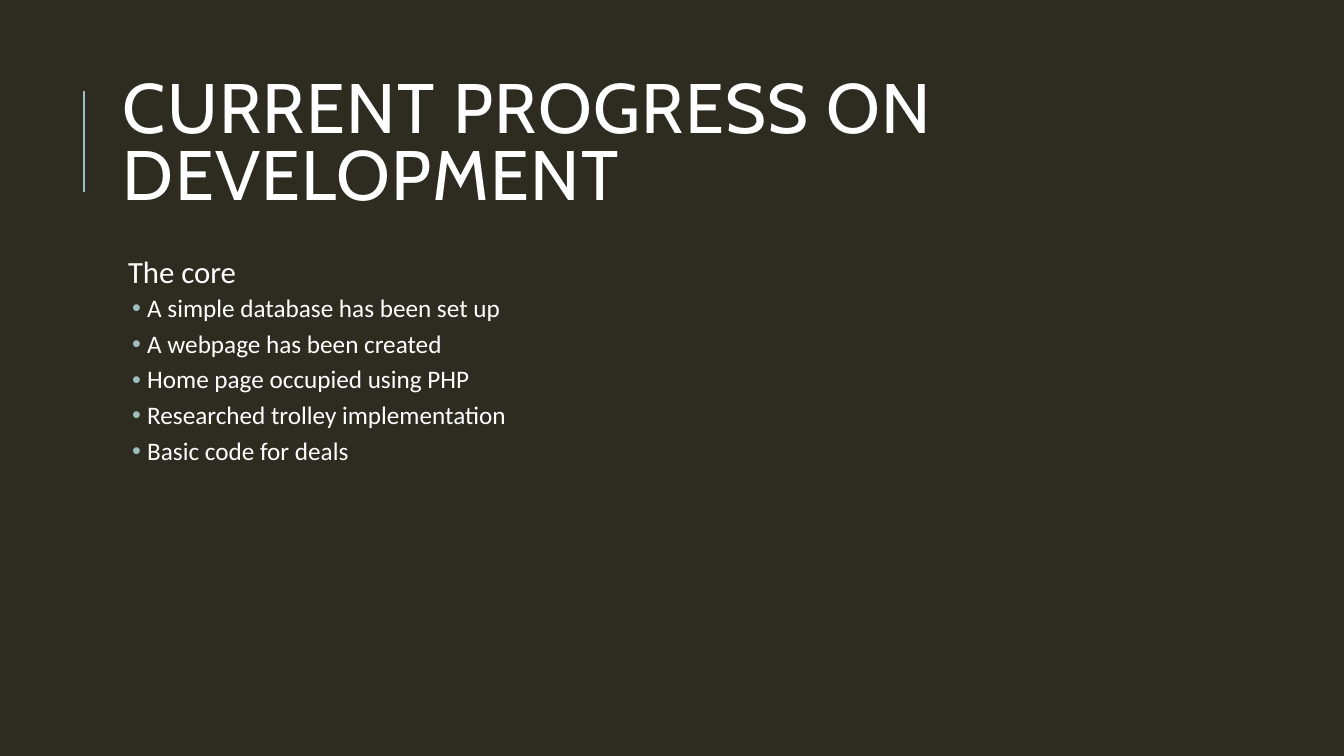
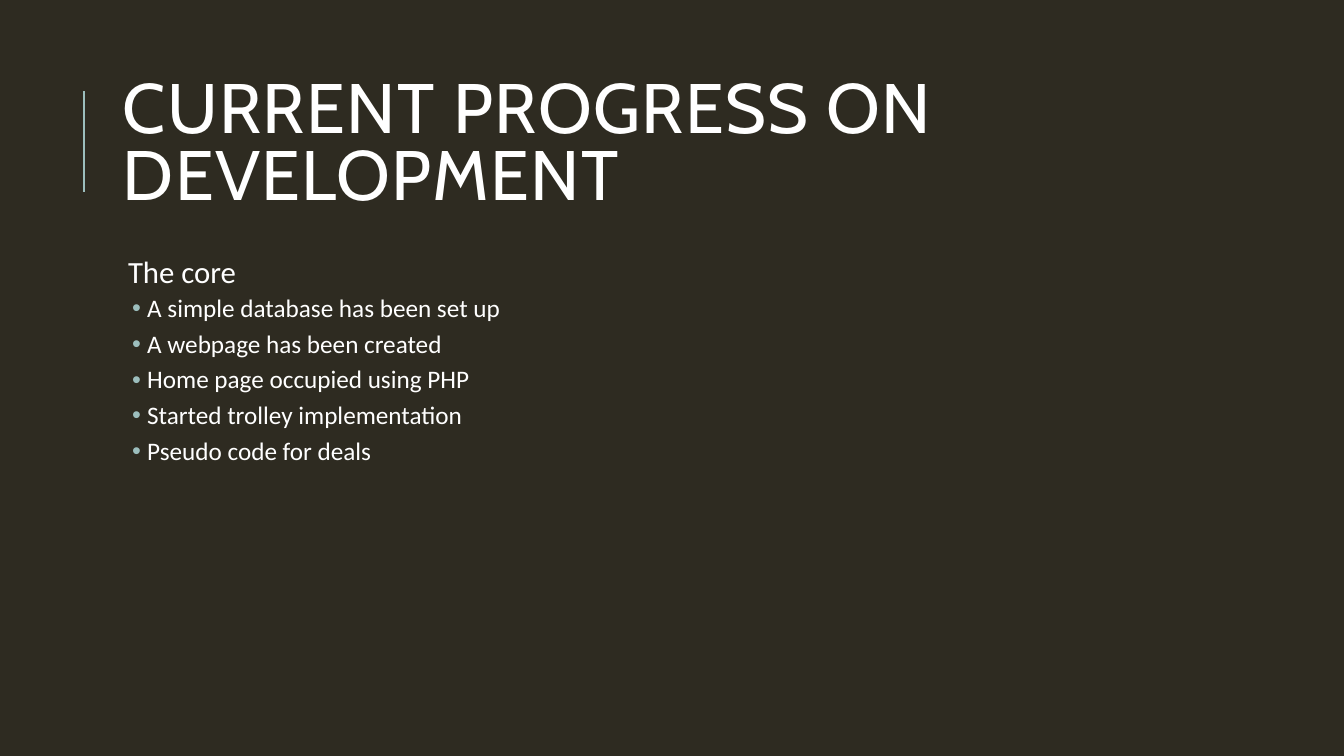
Before and after one commit to HamzaB93/UWL_Level5_Team_Project, a slide deck: slide 9 of Group_Docs/Team_Presentation_Group2.pptx (slide 8 before the commit). Drawn at 1344x756 pixels with LibreOffice and Linux fonts; fonts in the diff are those of the drawing. Boxes give left, top, right and bottom in pixels: in the first picture for what was removed or moved away, otherwise in the second. Text is boxed around its words. In the diff, an @@ line names an element or a change of style, - is before the commit and + after.

```diff
--- a/Group_Docs/Team_Presentation_Group2.pptx
+++ b/Group_Docs/Team_Presentation_Group2.pptx
@@ text at (147, 406, 462, 460): text changed @@
-  • Researched trolley implementation
-  • Basic code for deals
+  • Started trolley implementation
+  • Pseudo code for deals
```
Also in this commit, not shown: 7 other slides changed, 1 slide added, 1 other file.
